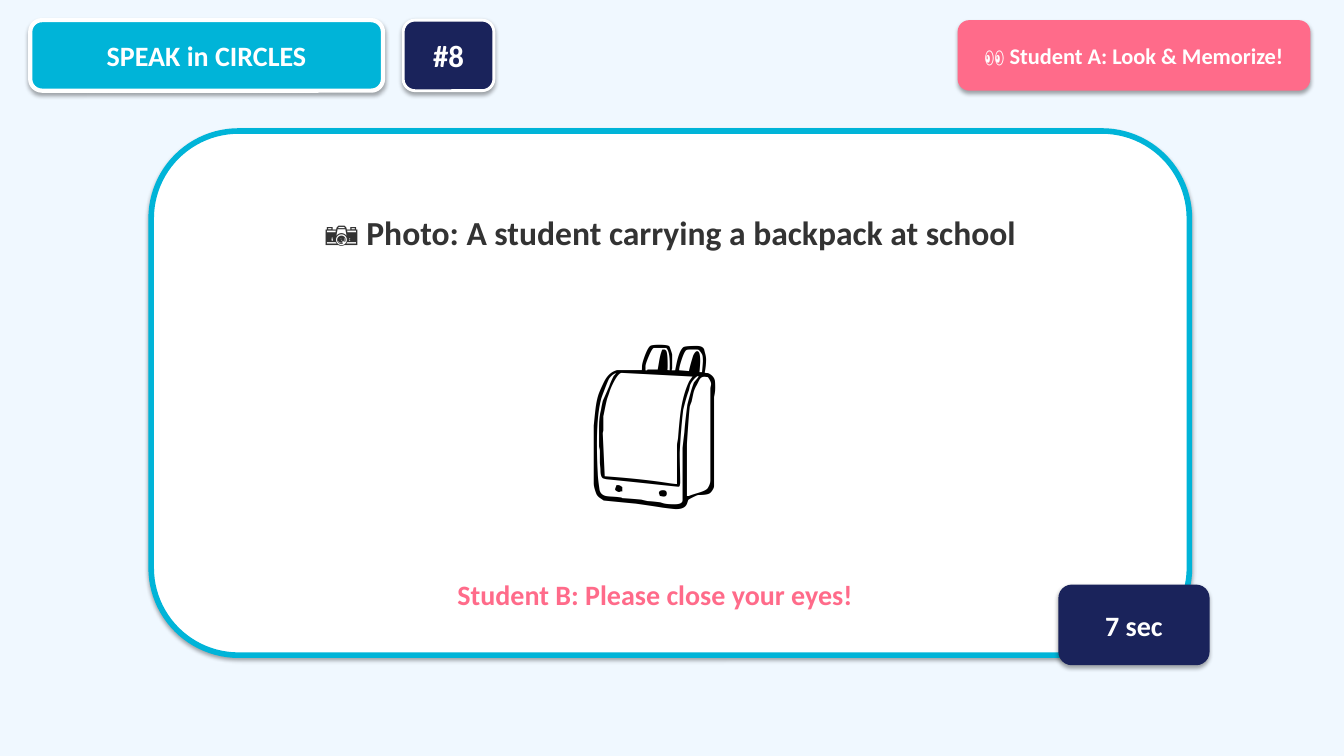
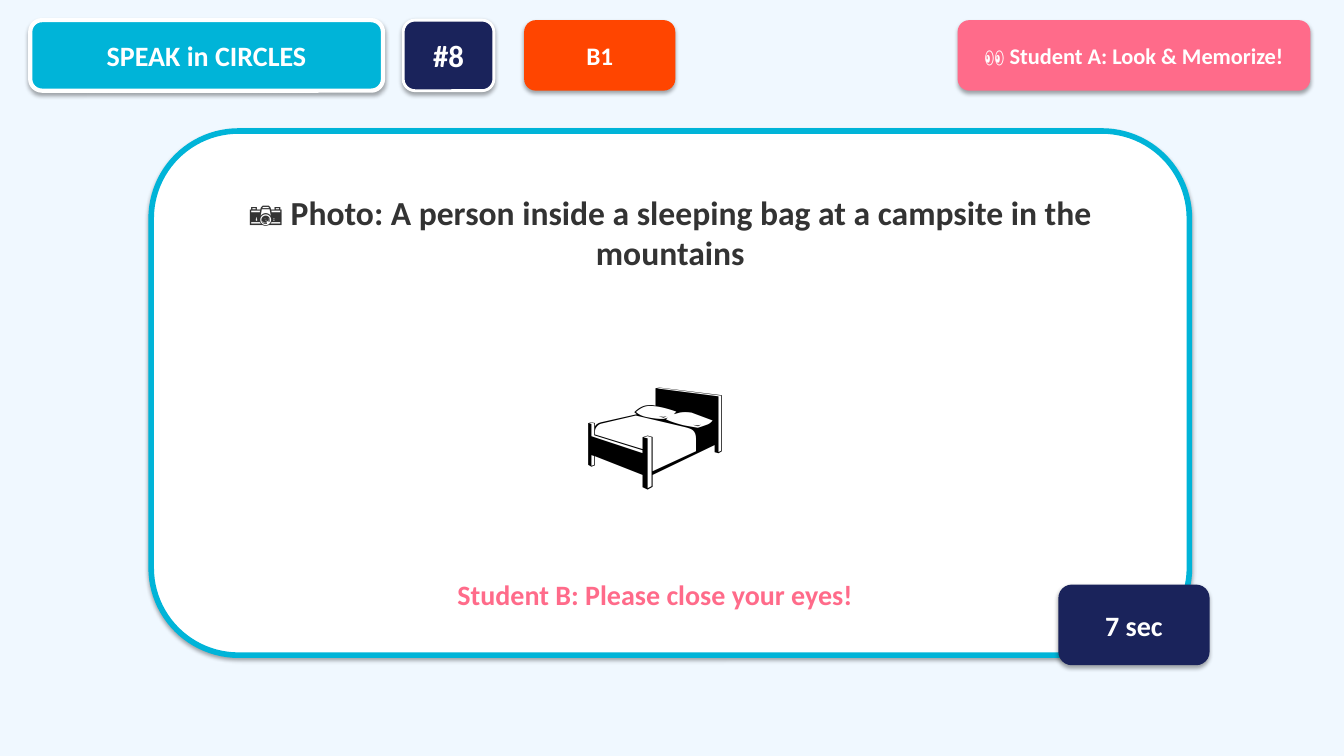
Before and after one commit to macsa2ki25-eng/SpecialAigent, a slide deck: slide 23 of Speak_in_Circles_Activity.pptx. Drawn at 1344x756 pixels with LibreOffice and Linux fonts; fonts in the diff are those of the drawing. Boxes give left, top, right and bottom in pixels: in the first picture for what was removed or moved away, otherwise in the second. Text is boxed around its words. In the diff, an @@ line names an element or a change of style, - is before the commit and + after.

```diff
--- a/Speak_in_Circles_Activity.pptx
+++ b/Speak_in_Circles_Activity.pptx
@@ rounded rectangle added at box(524, 20, 676, 91), fill #FF4500, 18 pt, text #FFFFFF, bold @@
+B1
@@ text at box(291, 201, 1092, 266): text changed @@
-📷 Photo: A student carrying a backpack at school
+📷 Photo: A person inside a sleeping bag at a campsite in the mountains
@@ text at box(302, 282, 1008, 534): text changed @@
-🎒
+🛏️
```
Also in this commit, not shown: 30 other slides changed, 1 other file.
